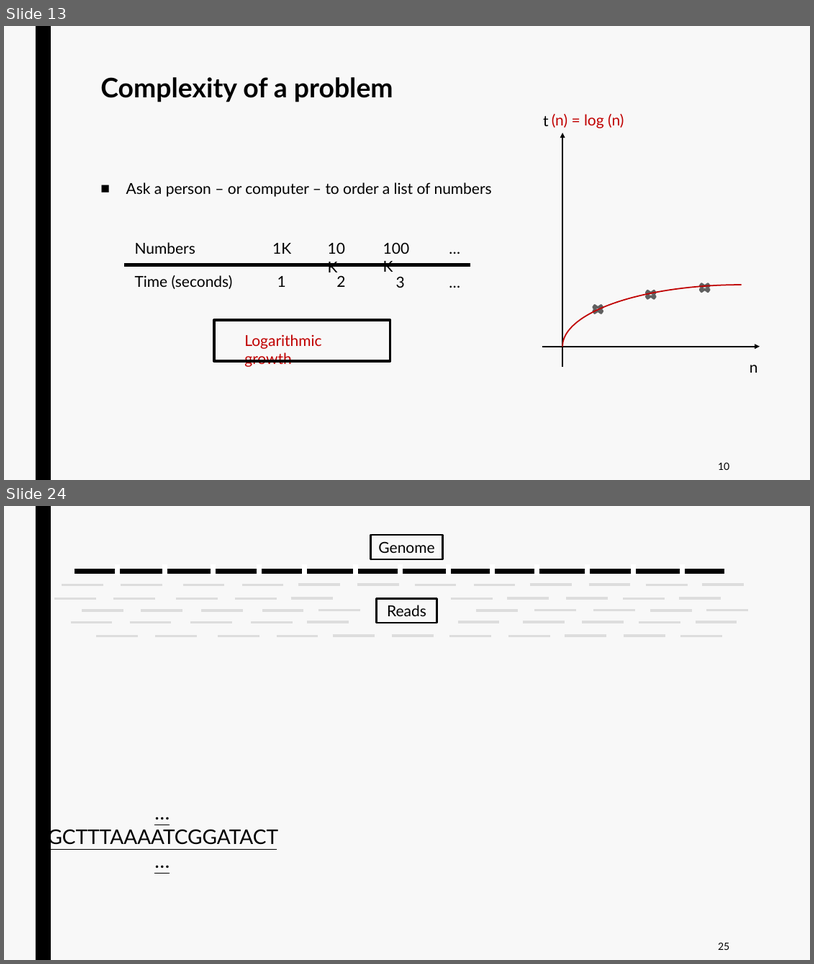
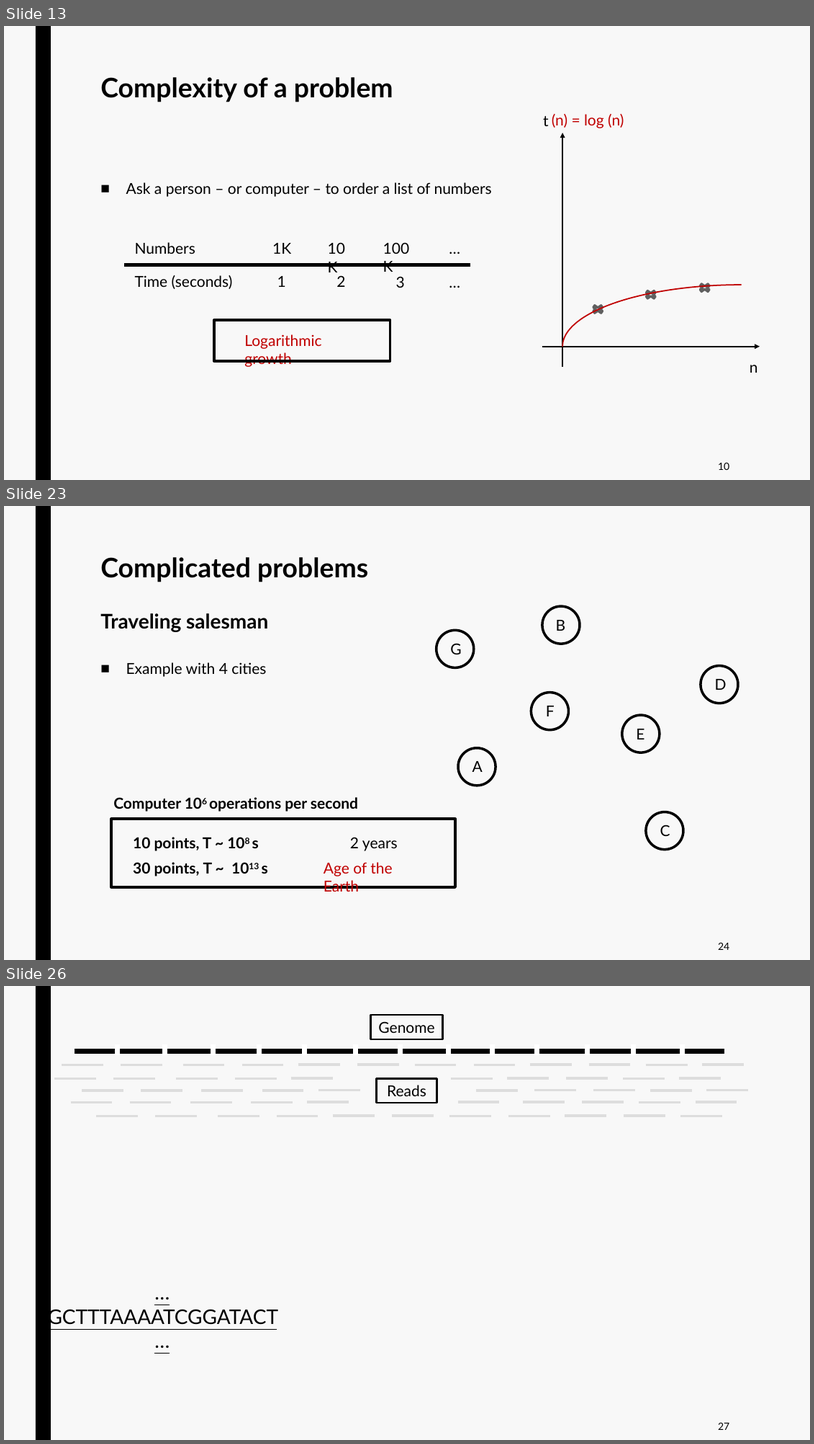
Before and after one commit to jurtasun/presentations, a slide deck: 202306_LMS_Complexity/230619_LMS_Complexity.ppt. Shown one above the other, each under a label of ours: slides 13 and 24 before the commit, slides 13, 23 and 26 after it; the slides between them are not shown. The pictures are 814x964 and 814x1444 pixels, drawn with LibreOffice and Linux fonts; fonts in the diff are those of the drawing. Boxes give left, top, right and bottom in pixels: in the first picture for what was removed or moved away, otherwise in the second. Text is boxed around its words. In the diff, an @@ line names an element or a change of style, - is before the commit and + after.

```diff
--- a/202306_LMS_Complexity/230619_LMS_Complexity.ppt
+++ b/202306_LMS_Complexity/230619_LMS_Complexity.ppt
@@ slide 23 added at (4,506,810,960), background #F8F8F8; not listed: 1 template element that a slide beside it also shows @@
@@ title added at (100,557,368,632), 32 pt, text #000000, bold @@
+Complicated problems
+Traveling salesman
@@ ellipse added at (543,606,580,644), outline #000000 3 pt @@
@@ ellipse added at (437,630,474,667), outline #000000 3 pt @@
@@ text added at (556,620,566,631), 18 pt, text #000000 @@
+B
@@ text added at (450,643,461,654), 18 pt, text #000000 @@
+G
@@ text added at (126,662,266,677), 18 pt, text #000000 @@
+■ Example with 4 cities
@@ ellipse added at (701,666,738,703), outline #000000 3 pt @@
@@ ellipse added at (532,692,569,730), outline #000000 3 pt @@
@@ text added at (715,679,727,690), 18 pt, text #000000 @@
+D
@@ text added at (546,705,555,716), 18 pt, text #000000 @@
+F
@@ ellipse added at (622,715,660,752), outline #000000 3 pt @@
@@ text added at (636,728,645,739), 18 pt, text #000000 @@
+E
@@ ellipse added at (458,748,496,785), outline #000000 3 pt @@
@@ text added at (473,761,483,772), 18 pt, text #000000 @@
+A
@@ text added at (113,797,358,811), 18 pt, text #000000, bold @@
+Computer 106 operations per second
@@ rectangle added at (112,818,456,887), outline #000000 3 pt @@
@@ ellipse added at (646,811,684,849), outline #000000 3 pt @@
@@ text added at (661,824,671,836), 18 pt, text #000000 @@
+C
@@ text added at (133,836,259,851), 18 pt, text #000000, bold @@
+10 points, T ~ 108 s
@@ text added at (350,836,398,851), 18 pt, text #000000 @@
+2 years
@@ text added at (133,862,268,876), 18 pt, text #000000, bold @@
+30 points, T ~ 1013 s
@@ text added at (324,862,392,891), 18 pt, text #C00000 @@
+Age of the Earth
@@ page number added at (718,942,730,950), 12 pt, text #000000 @@
+24
@@ what was slide 24 is now slide 26 @@
@@ page number at (718,1422,730,1430): text changed @@
-25
+27
```
Also in this commit, not shown: 11 slides changed, 3 other slides added, 1 slide removed.
